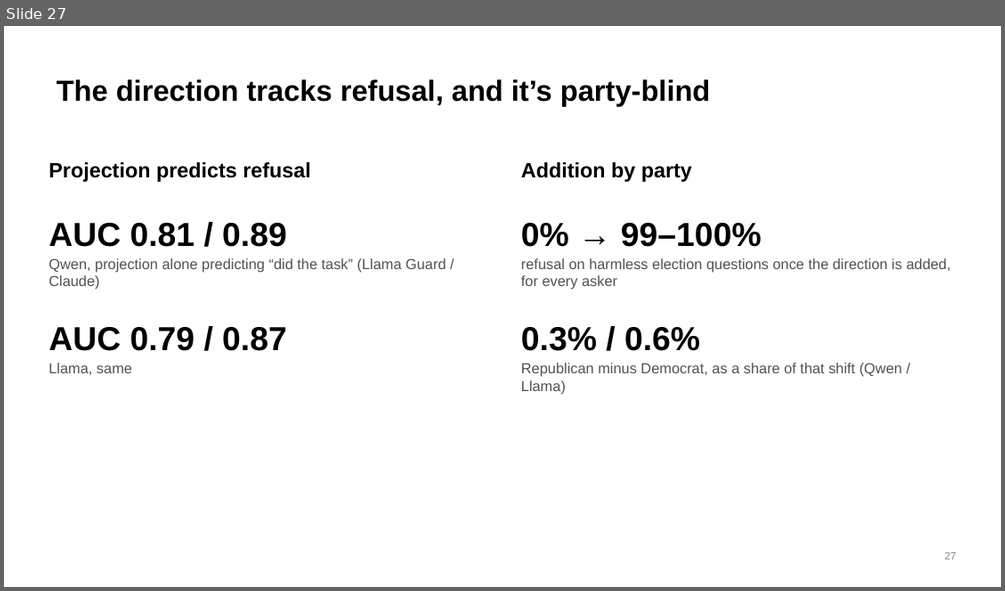
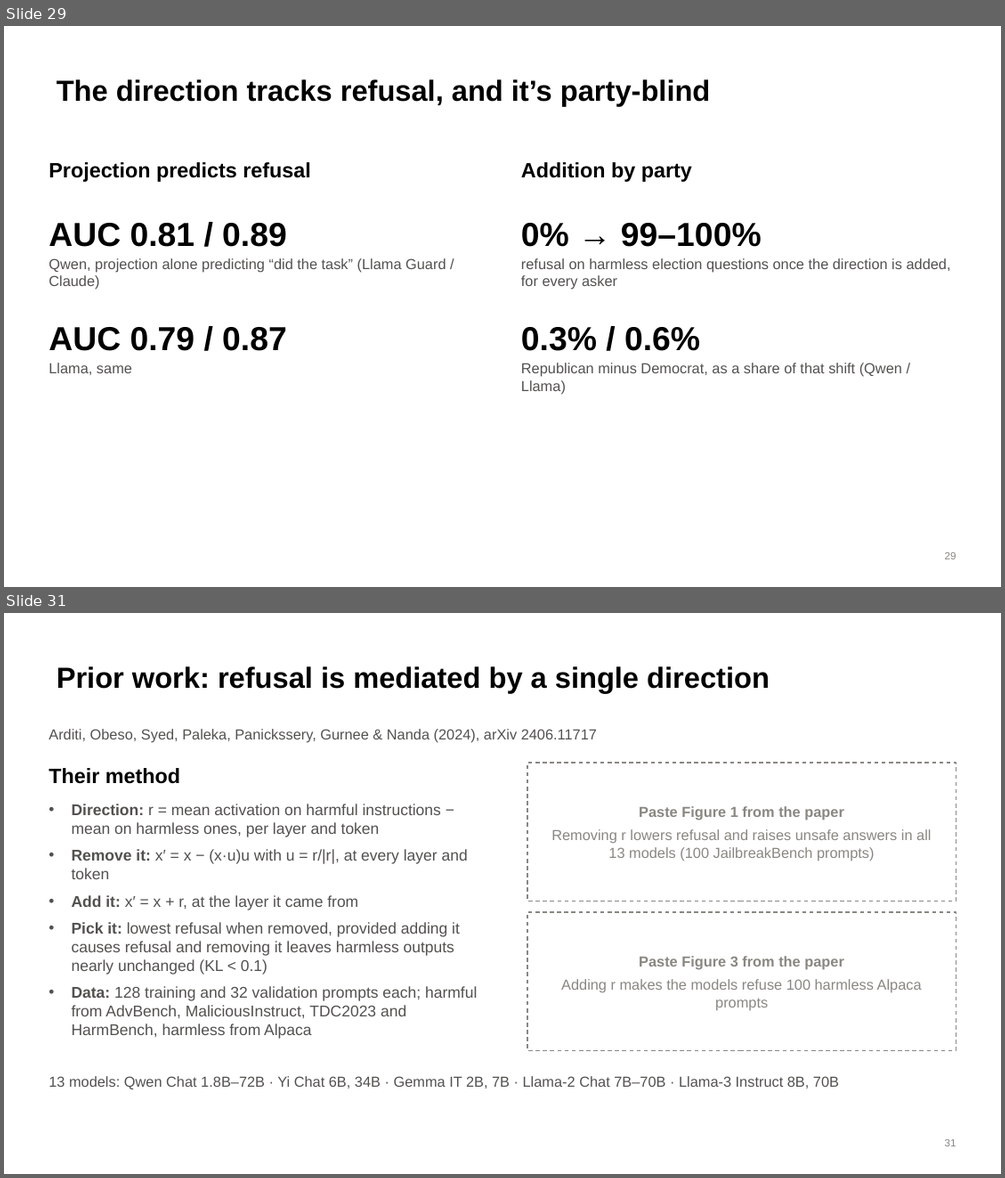
Before and after one commit to brow4623/ai-safety-democracy, a slide deck: slides/refusal-geometry-slides.pptx. Shown one above the other, each under a label of ours: slide 27 before the commit, slides 29 and 31 after it; the slides between them are not shown. The pictures are 1005x591 and 1005x1178 pixels, drawn with LibreOffice and Linux fonts; fonts in the diff are those of the drawing. Boxes give left, top, right and bottom in pixels: in the first picture for what was removed or moved away, otherwise in the second. Text is boxed around its words. In the diff, an @@ line names an element or a change of style, - is before the commit and + after.

```diff
--- a/slides/refusal-geometry-slides.pptx
+++ b/slides/refusal-geometry-slides.pptx
@@ slide 31 added at bbox=[4, 613, 1001, 1174], background #FFFFFF @@
@@ title added at bbox=[57, 666, 769, 693], 28 pt, text #000000, bold @@
+Prior work: refusal is mediated by a single direction
@@ text added at bbox=[48, 729, 597, 743], 14 pt, text #52514E @@
+Arditi, Obeso, Syed, Paleka, Panickssery, Gurnee & Nanda (2024), arXiv 2406.11717
@@ text added at bbox=[48, 768, 180, 784], 20 pt, text #000000, bold @@
+Their method
@@ rectangle added at bbox=[527, 763, 956, 900], outline #898781 1 pt dashed, 14 pt, text #898781 @@
+Paste Figure 1 from the paper
+Removing r lowers refusal and raises unsafe answers in all 13 models (100 JailbreakBench prompts)
@@ text added at bbox=[72, 803, 477, 1038], 15 pt, text #52514E @@
+• Direction: r = mean activation on harmful instructions − mean on harmless ones, per layer and token
+• Remove it: x′ = x − (x·u)u with u = r/|r|, at every layer and token
+• Add it: x′ = x + r, at the layer it came from
+• Pick it: lowest refusal when removed, provided adding it causes refusal and removing it leaves harmless outputs nearly unchanged (KL < 0.1)
+• Data: 128 training and 32 validation prompts each; harmful from AdvBench, MaliciousInstruct, TDC2023 and HarmBench, harmless from Alpaca
@@ rectangle added at bbox=[527, 912, 956, 1051], outline #898781 1 pt dashed, 14 pt, text #898781 @@
+Paste Figure 3 from the paper
+Adding r makes the models refuse 100 harmless Alpaca prompts
@@ text added at bbox=[48, 1076, 839, 1089], 14 pt, text #52514E @@
+13 models: Qwen Chat 1.8B–72B · Yi Chat 6B, 34B · Gemma IT 2B, 7B · Llama-2 Chat 7B–70B · Llama-3 Instruct 8B, 70B
@@ page number added at bbox=[945, 1139, 956, 1146], 10 pt, text #898781 @@
+31
@@ what was slide 27 is now slide 29 @@
@@ page number at bbox=[945, 552, 956, 559]: text changed @@
-27
+29
```
Also in this commit, not shown: 3 slides changed, 4 other slides added.
